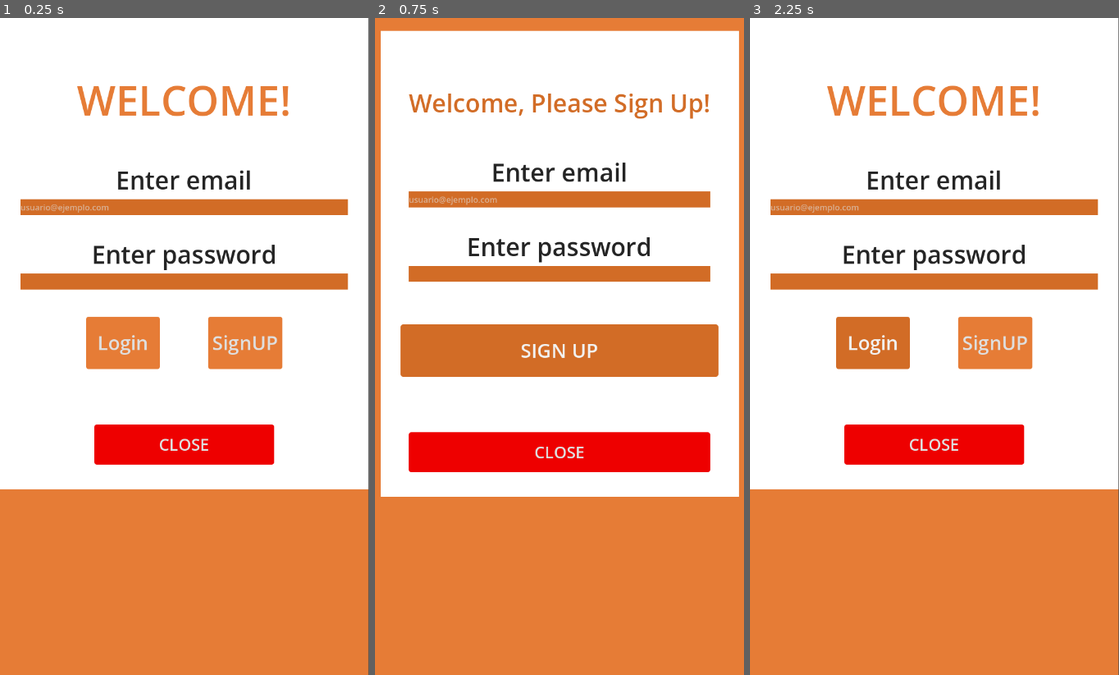
Above: before the commit, frames 1-3 (left to right).
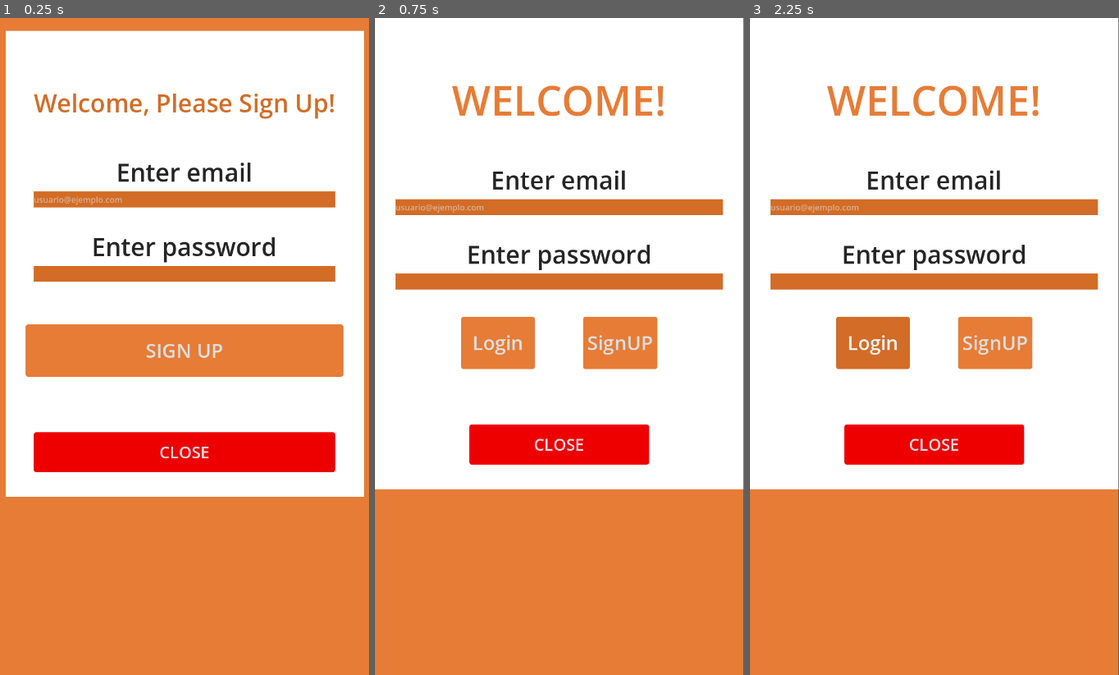
Above: after the commit, the same moments.

Repository: DanielLC07/AppShifts
Game: Godot game, scene res://Scene/SignUp.tscn
The game is run twice, just before and just after one commit, with the same random seed, the same clock (stepped at 60 frames per second) and the same inputs. Before the commit the project starts from res://Scene/login.tscn.
Inputs (mouse positions are in pixels of both pictures, inside the frame that each line leads up to):
- Up to frame 1 (0.25 s): no input
- Up to frame 2 (0.75 s): click "SignUP" (after the commit: "SIGN UP") at 0.5 s
- Up to frame 3 (2.25 s): click "SIGN UP" (after the commit: "SignUP") at 1.25 s; click (871, 339) at 2 s, where only the run before the commit has a clickable "Login"

The runs differ from the first frame. In frame 1, 21% of the frame differs, in the area x 0-100%, y 0-100%; in frame 2, 21%; in frame 3, nothing differs.

Commit message:
Repair some bugs

Diff:
--- a/Scene/SignUp.tscn
+++ b/Scene/SignUp.tscn
@@ -212,7 +212,7 @@
 layout_mode = 2
 theme_override_styles/separator = SubResource("StyleBoxEmpty_xq0ht")
 
-[node name="InputCorreo" type="LineEdit" parent="VBoxContainer/HBoxContainer3" unique_id=1821845675]
+[node name="InputPassword" type="LineEdit" parent="VBoxContainer/HBoxContainer3" unique_id=1821845675]
 layout_mode = 2
 size_flags_horizontal = 3
 theme_override_styles/normal = SubResource("StyleBoxFlat_k2kv1")
@@ -297,3 +297,4 @@
 color = Color(0.9015185, 0.48548663, 0.2124277, 1)
 
 [connection signal="pressed" from="VBoxContainer/HBoxContainer4/SignUPBT" to="." method="_on_sign_upbt_pressed"]
+[connection signal="pressed" from="VBoxContainer/HBoxContainer5/CerrarBT" to="." method="_on_cerrar_bt_pressed"]
--- a/Scene/sign_up.gd
+++ b/Scene/sign_up.gd
@@ -1,8 +1,8 @@
 extends Control
 
 @onready var input_email = $VBoxContainer/HBoxContainer2/InputCorreo
-@onready var input_pass = $VBoxContainer/HBoxContainer3/InputCorreo # O InputPass
-@onready var lbl_mensaje = $VBoxContainer/LabelMensaje # Opcional: Para mostrar errores
+@onready var input_pass = $VBoxContainer/HBoxContainer3/InputPassword
+@onready var lbl_mensaje = $VBoxContainer/LabelMensaje
 
 func _on_sign_upbt_pressed() -> void:
 	var email = input_email.text
@@ -21,3 +21,7 @@
 		get_tree().change_scene_to_file("res://Scene/login.tscn")
 	else:
 		print("Error: El usuario ya existe")
+
+
+func _on_cerrar_bt_pressed() -> void:
+	get_tree().quit()
--- a/project.godot
+++ b/project.godot
@@ -11,7 +11,7 @@
 [application]
 
 config/name="AppFichaje"
-run/main_scene="res://Scene/login.tscn"
+run/main_scene="uid://b1yev02kxaky7"
 config/features=PackedStringArray("4.6", "Forward Plus")
 config/icon="res://icon.svg"
 
